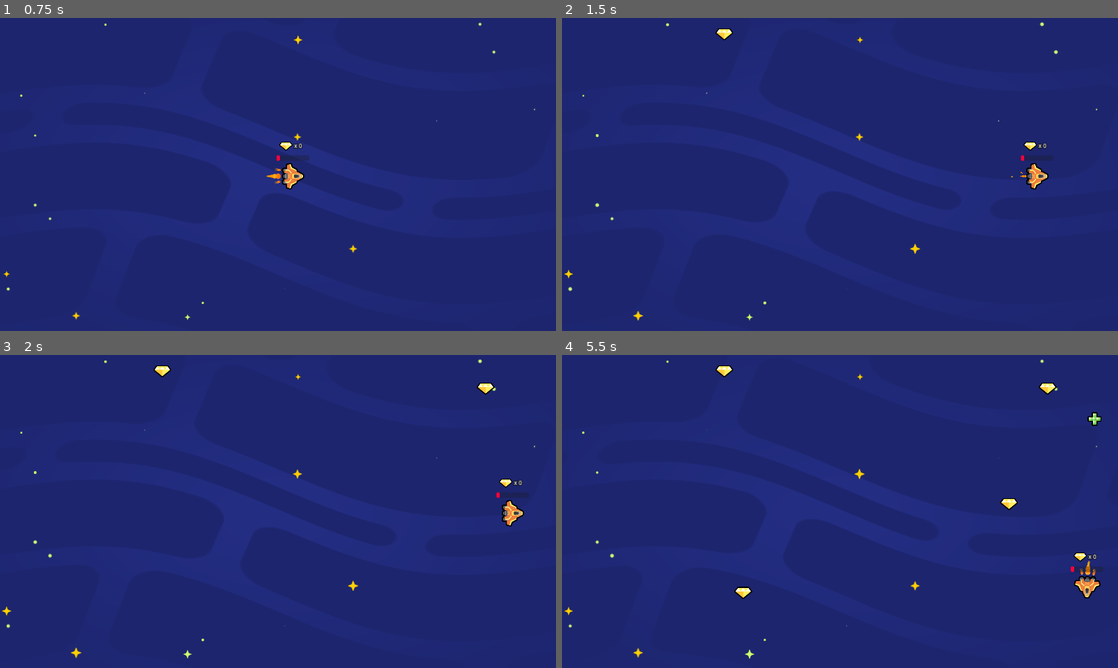
Above: before the commit, frames 1-4 (two rows, left to right).
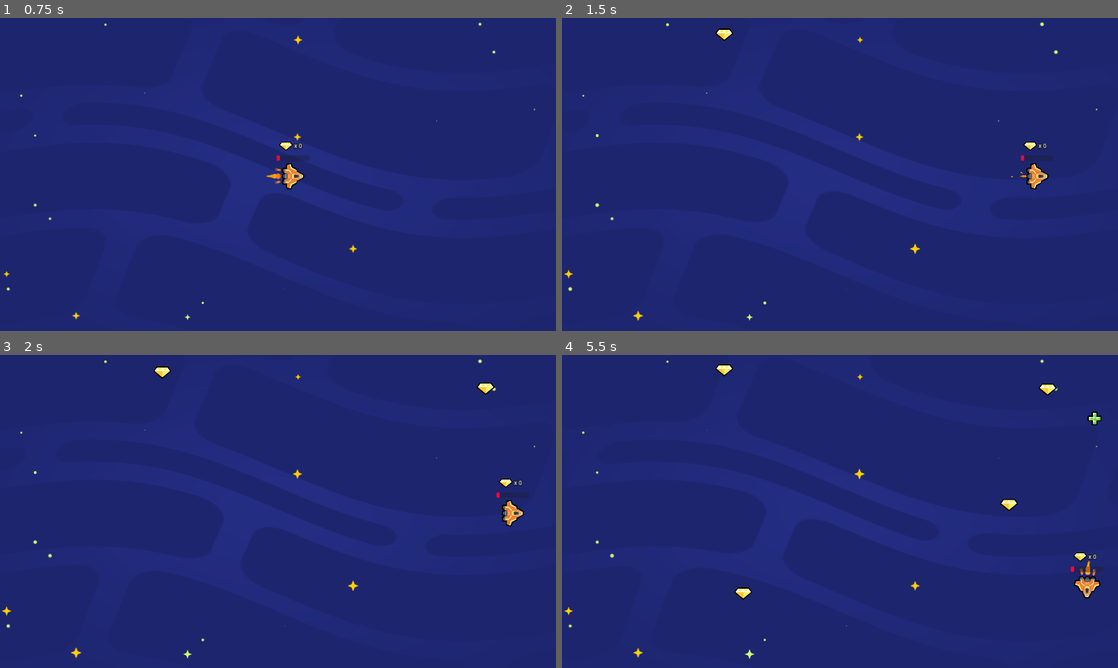
Above: after the commit, the same moments.

Repository: jonathanngkh/gdquest-jon
Game: Godot game, scene res://lessons/space_level.tscn
The game is run twice, just before and just after one commit, with the same random seed, the same clock (stepped at 60 frames per second) and the same inputs.
Inputs (mouse positions are in pixels of both pictures, inside the frame that each line leads up to):
- Up to frame 1 (0.75 s): tap Enter at 0.5 s; move the mouse to (400, 158) at 0.52 s; press the mouse at (400, 158) at 0.53 s; hold D (move_right) from 0.53 s (still down)
- Up to frame 2 (1.5 s): tap Space at 0.77 s; release D (move_right) at 1.25 s; release the mouse at (962, 158) at 1.25 s; drag from (728, 190) to (984, 177) at 1.27 s
- Up to frame 3 (2 s): no input
- Up to frame 4 (5.5 s): move the mouse to (895, 442) at 2.02 s; hold D (move_right) 2.03-2.75 s; tap Z at 2.1 s; drag from (812, 574) to (723, 370) at 2.77 s; move the mouse to (1006, 558) at 3.52 s; hold A (move_left) 3.53-4.25 s; hold Right mouse button (right_click) 3.53-4.25 s; tap Space at 3.77 s; drag from (673, 464) to (1006, 502) at 4.27 s; move the mouse to (867, 511) at 5.02 s; press the mouse at (867, 511) at 5.03 s; hold S (move_down) from 5.03 s (still down)

Frame 1 is identical in both runs. In frame 2, less than 0.1% of the frame differs, in the area x 27-31%, y 3-8%; in frame 3, less than 0.1%; in frame 4, 0.3%, in the area x 27-97%, y 2-79%.

Commit message:
tweens, ready function

Diff:
--- a/M05.loot_it_all_workbook/lessons/item.gd
+++ b/M05.loot_it_all_workbook/lessons/item.gd
@@ -1,8 +1,27 @@
 extends Area2D
+
+@onready var sprite_2d: Sprite2D = $Sprite2D
 
 # Called when the node enters the scene tree for the first time.
 func _ready() -> void:
 	area_entered.connect(_on_area_entered)
+	# var tween := create_tween()
+	# tween.tween_property(node, "property", target_value, duration).from(initial_value).set_ease(Tween.EASE_IN/OUT/IN_OUT/OUT_IN).set_trans(TRANS_*)
+	play_floating_animation()
+
+
+
+func play_floating_animation():
+	var tween := create_tween()
+	var position_offset := Vector2(0, 4.0)
+	var duration := randf_range(0.8, 1.2)
+	tween.finished.connect(_on_tween_finished)
+	tween.tween_property(sprite_2d, "position", position_offset, duration).set_trans(Tween.TRANS_SINE)
+	tween.tween_property(sprite_2d, "position",  -1.0 * position_offset, duration).set_trans(Tween.TRANS_SINE)
+	#tween.set_loops(999)
+
+func _on_tween_finished() -> void:
+	play_floating_animation()
 
 # Called every frame. 'delta' is the elapsed time since the previous frame.
 func _process(delta: float) -> void:
